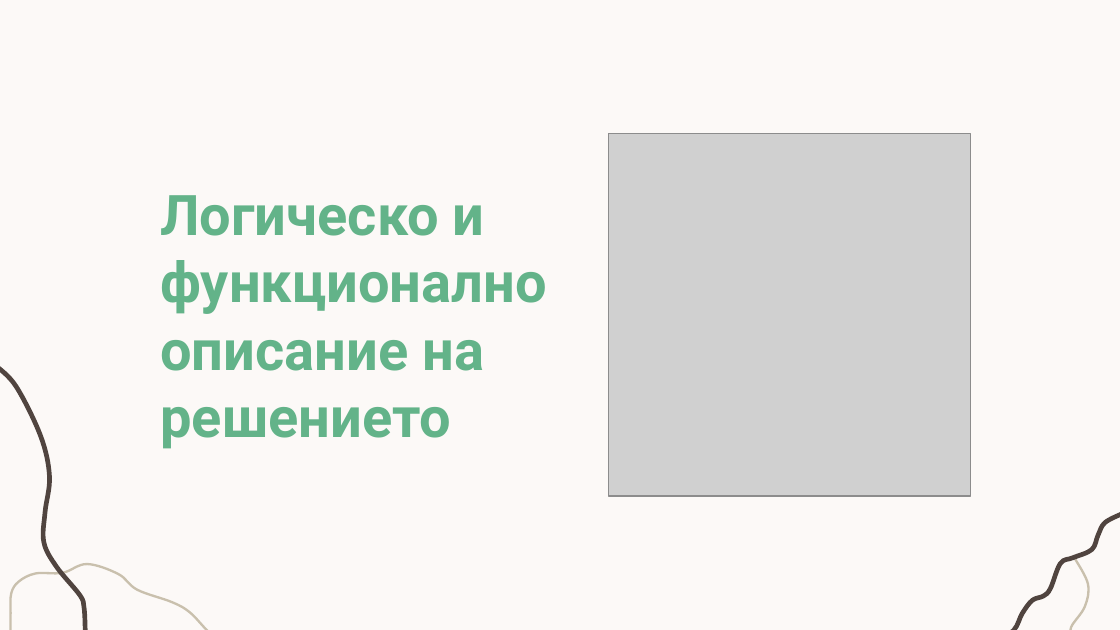
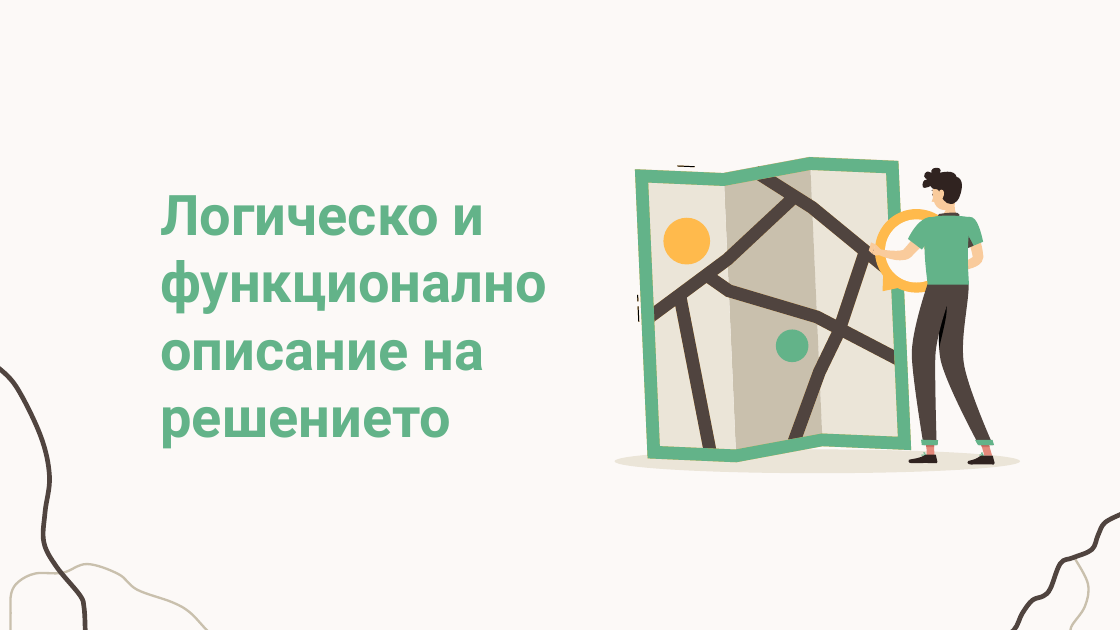
Before and after one commit to StefiKocheva/TaxiBook, a slide deck: slide 7 of Documents/TaxiBook.pptx (slide 8 before the commit). Drawn at 1120x630 pixels with LibreOffice and Linux fonts; fonts in the diff are those of the drawing; grey boxes stand for pictures. Boxes give left, top, right and bottom in pixels: in the first picture for what was removed or moved away, otherwise in the second. Text is boxed around its words. In the diff, an @@ line names an element or a change of style, - is before the commit and + after.

```diff
--- a/Documents/TaxiBook.pptx
+++ b/Documents/TaxiBook.pptx
@@ picture removed at <box>608,134,970,496</box> @@
@@ group added at <box>615,157,1020,473</box>: 53 freeform shapes @@
```
Also in this commit, not shown: 6 other slides changed, 3 slides added, 1 slide removed, 52 other files.
